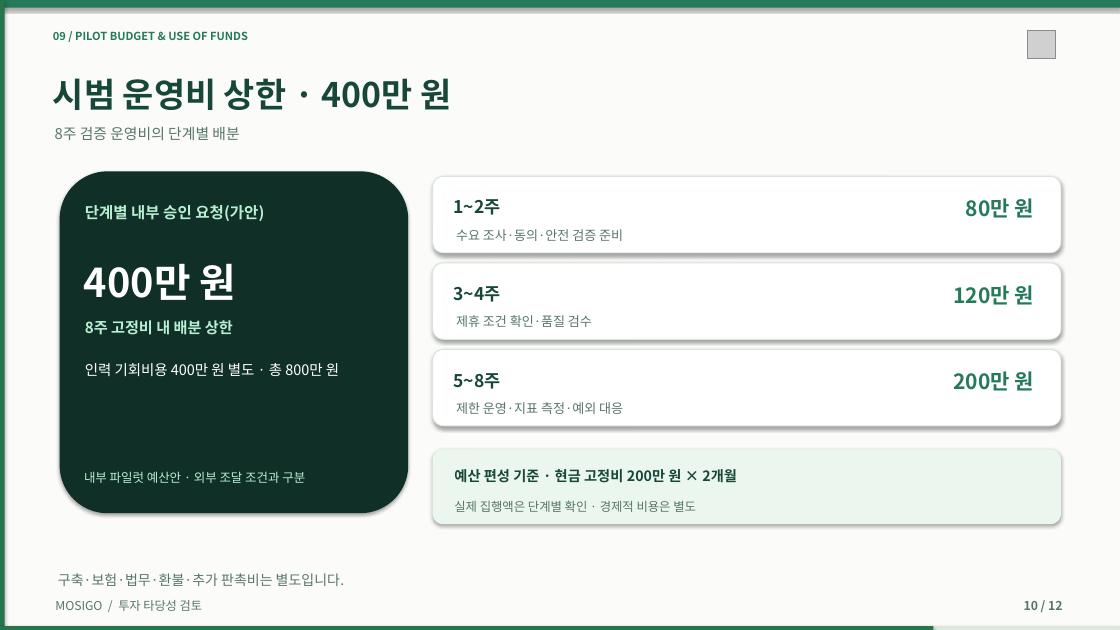
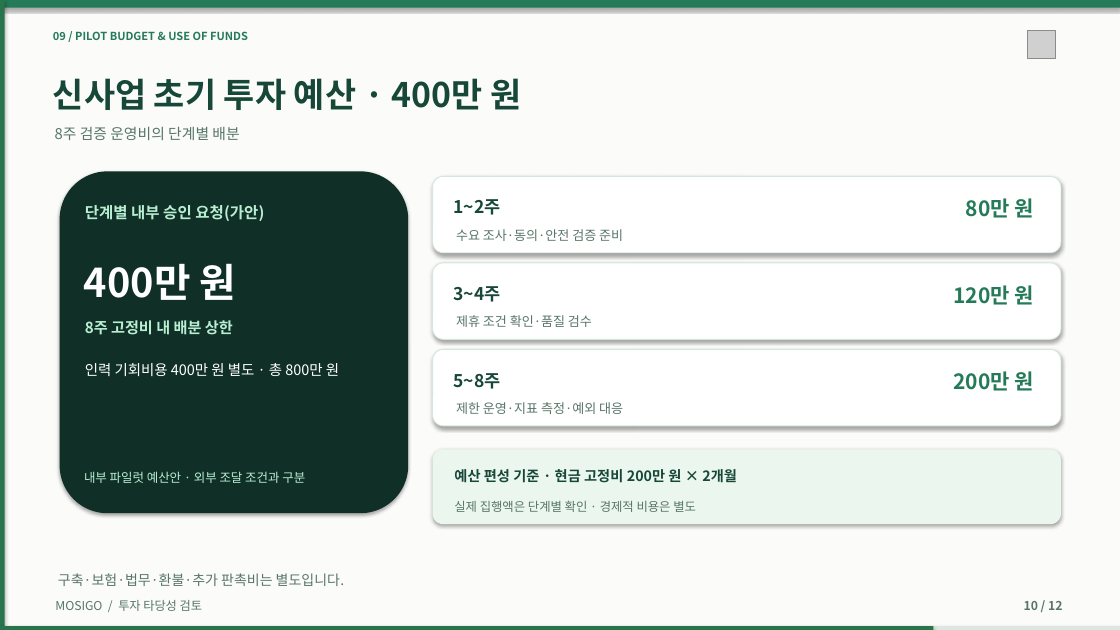
Before and after one commit to dohyunkimmm/mosigo-case-study, a slide deck: slide 10 of downloads/MOSIGO_IR_Investment_Review_12slides.pptx. Drawn at 1120x630 pixels with LibreOffice and Linux fonts; fonts in the diff are those of the drawing; grey boxes stand for pictures. Boxes give left, top, right and bottom in pixels: in the first picture for what was removed or moved away, otherwise in the second. Text is boxed around its words. In the diff, an @@ line names an element or a change of style, - is before the commit and + after.

```diff
--- a/downloads/MOSIGO_IR_Investment_Review_12slides.pptx
+++ b/downloads/MOSIGO_IR_Investment_Review_12slides.pptx
@@ text at [53, 78, 522, 110]: text changed @@
-시범 운영비 상한 · 400만 원
+신사업 초기 투자 예산 · 400만 원
```
Also in this commit, not shown: 1 other slide changed, 11 other files.
